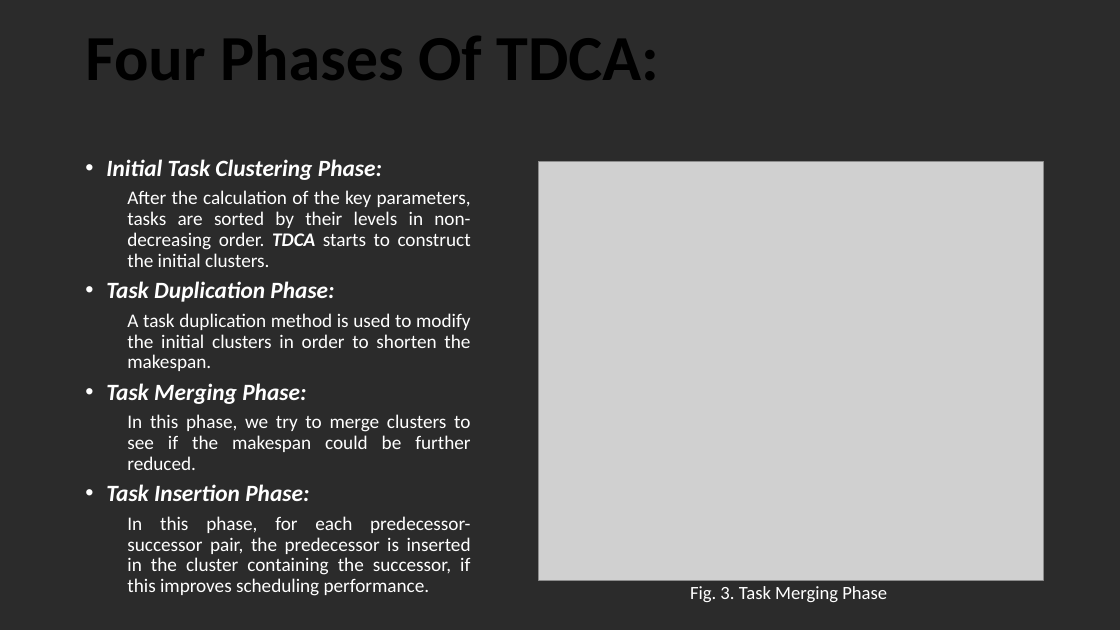
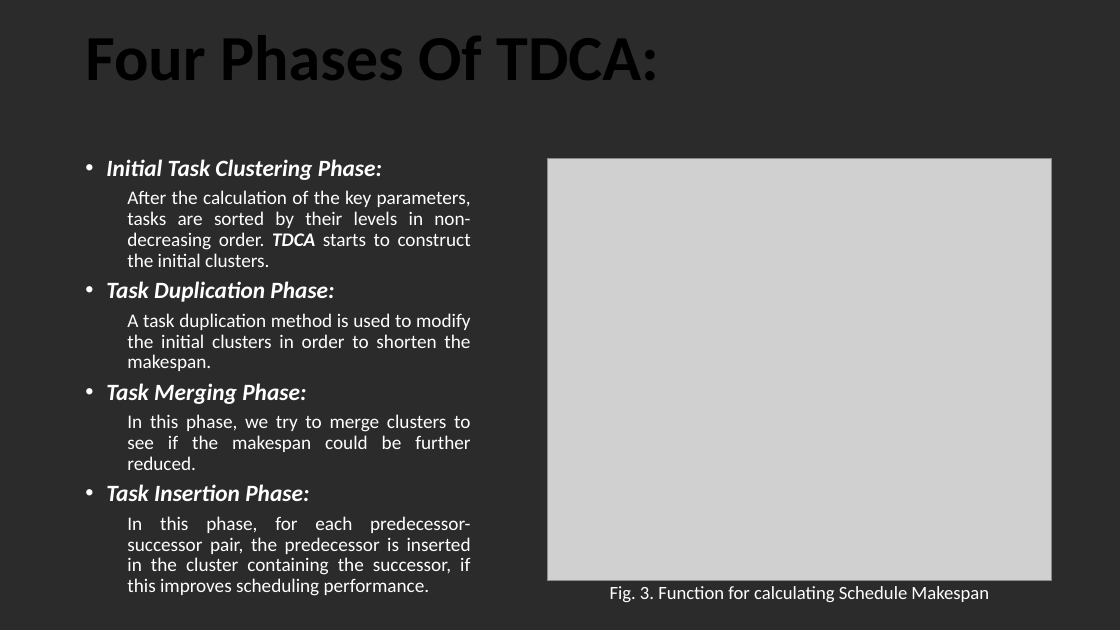
Before and after one commit to jatinpapreja/A-Novel-Task-Duplication-based-DAG-Scheduling-Algorithm-for-Heterogeneous-Environments, a slide deck: slide 5 of OPERATING SYSTEMS PROJECT.pptx. Drawn at 1120x630 pixels with LibreOffice and Linux fonts; fonts in the diff are those of the drawing; grey boxes stand for pictures; background and template pictures are left out; a plain dark background stands for a picture behind light text. Boxes give left, top, right and bottom in pixels: in the first picture for what was removed or moved away, otherwise in the second. Text is boxed around its words. In the diff, an @@ line names an element or a change of style, - is before the commit and + after.

```diff
--- a/OPERATING SYSTEMS PROJECT.pptx
+++ b/OPERATING SYSTEMS PROJECT.pptx
@@ picture: place and size @@
-picture at <box>539,161,1043,581</box>
+picture at <box>548,159,1052,581</box>
@@ text at <box>610,586,989,602</box>: text changed @@
-Fig. 3. Task Merging Phase
+Fig. 3. Function for calculating Schedule Makespan
```
Also in this commit, not shown: 1 other slide changed.
